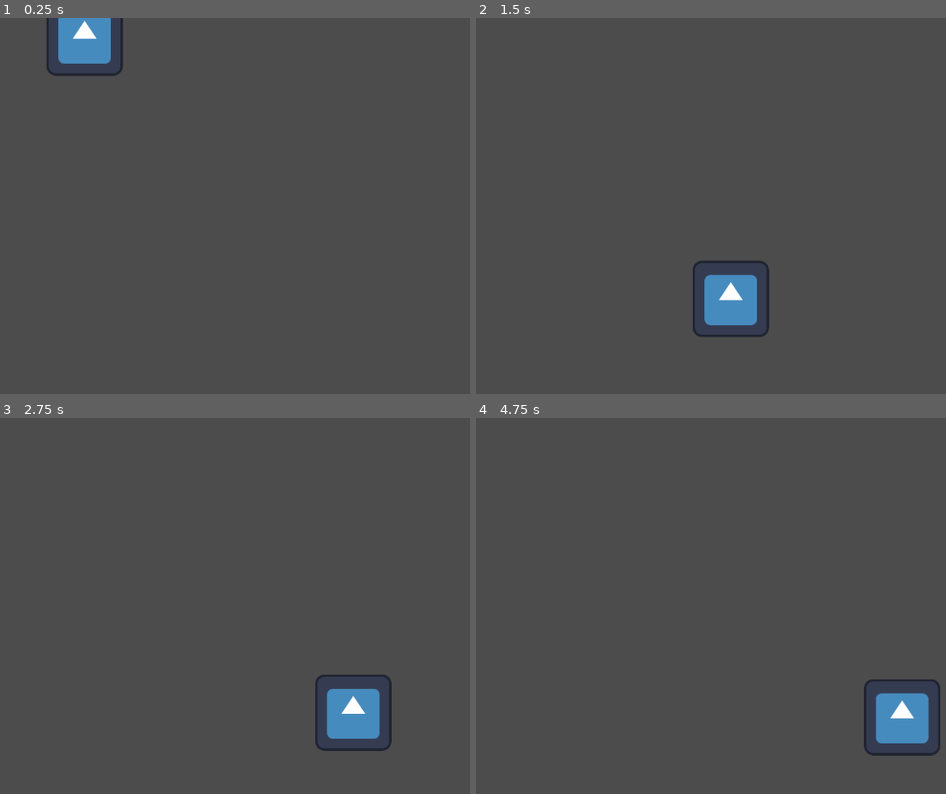
Above: before the commit, frames 1-4 (two rows, left to right).
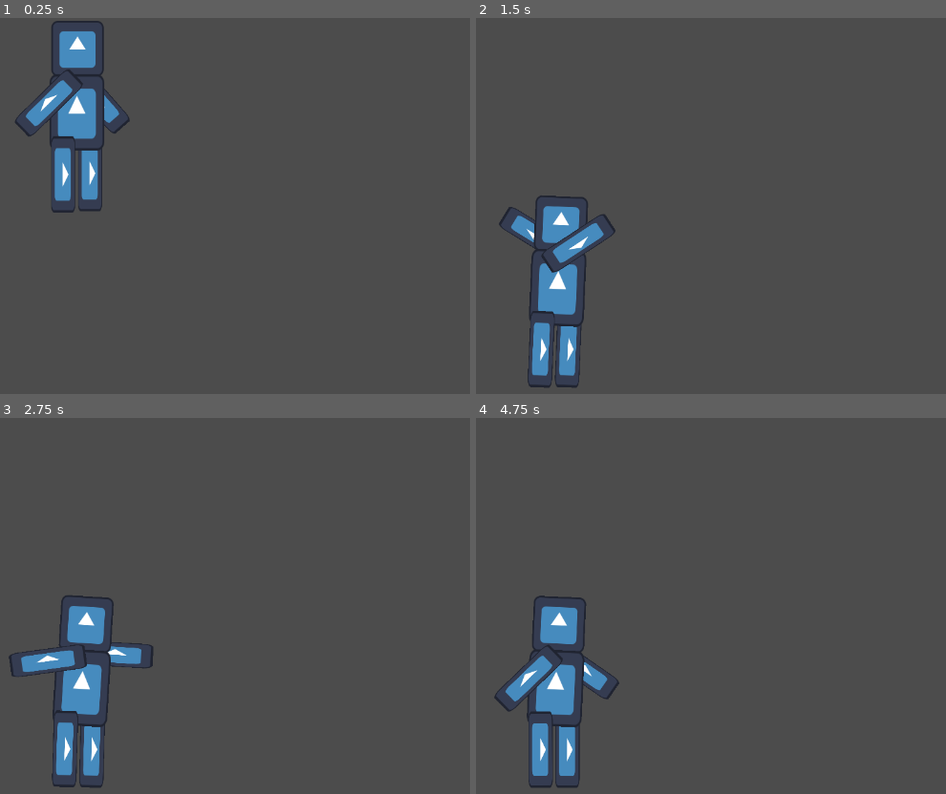
Above: after the commit, the same moments.

Repository: Galitie/mini-tyler-games
Game: Godot game, scene res://tykken/stage.tscn
Two runs of this game, one before a commit and one after it. Both use one fixed random seed, a clock stepped at 60 frames per second and the inputs below. This scene is started directly instead of the project's main scene. The engine's default icon, where the game draws it, is replaced by a stand-in: a white triangle on a blue panel in a dark square.
Inputs (mouse positions are in pixels of both pictures, inside the frame that each line leads up to):
- Up to frame 1 (0.25 s): no input
- Up to frame 2 (1.5 s): tap Enter (start) at 0.5, 1.35 s; move the mouse to (739, 209) at 0.52 s; hold Right (move_piece_right) from 0.53 s (still down); tap Space (jump) at 0.6, 0.77, 1.07 s; move the mouse to (outside the picture) at 1.27 s
- Up to frame 3 (2.75 s): tap Space (jump) at 1.52, 1.55, 1.82, 2.1 s; move the mouse to (169, 538) at 2.02 s; release Right (move_piece_right) at 2.03 s; hold A (move_left) from 2.03 s (still down)
- Up to frame 4 (4.75 s): move the mouse to (532, 718) at 2.77 s; release A (move_left) at 2.78 s; hold Right (move_piece_right) 2.78-4.28 s; tap Enter (start) at 2.85, 4.35 s; tap Space (jump) at 3.02, 3.05, 3.32, 3.6, 3.77, 4.07, 4.52, 4.55 s; move the mouse to (800, 696) at 3.52 s; move the mouse to (outside the picture) at 4.27 s; hold A (move_left) from 4.28 s (still down)

The runs differ from the first frame. In frame 1, 4.4% of the frame differs, in the area x 3-28%, y 0-52%; in frame 2, 6.2%; in frame 3, 6.3%, in the area x 1-84%, y 47-99%; in frame 4, 6.2%.

Commit message:
Added ragdoll

Diff:
--- a/tykken/fighter.gd
+++ b/tykken/fighter.gd
@@ -1,28 +1 @@
-extends CharacterBody2D
-
-
-const SPEED = 300.0
-const JUMP_VELOCITY = -400.0
-
-# Get the gravity from the project settings to be synced with RigidBody nodes.
-var gravity = ProjectSettings.get_setting("physics/2d/default_gravity")
-
-
-func _physics_process(delta):
-	# Add the gravity.
-	if not is_on_floor():
-		velocity.y += gravity * delta
-
-	# Handle jump.
-	if Input.is_action_just_pressed("ui_accept") and is_on_floor():
-		velocity.y = JUMP_VELOCITY
-
-	# Get the input direction and handle the movement/deceleration.
-	# As good practice, you should replace UI actions with custom gameplay actions.
-	var direction = Input.get_axis("ui_left", "ui_right")
-	if direction:
-		velocity.x = direction * SPEED
-	else:
-		velocity.x = move_toward(velocity.x, 0, SPEED)
-
-	move_and_slide()
+extends Node
--- a/tykken/fighter.tscn
+++ b/tykken/fighter.tscn
@@ -6,12 +6,113 @@
 [sub_resource type="RectangleShape2D" id="RectangleShape2D_rka1n"]
 size = Vector2(128, 128)
 
-[node name="fighter" type="CharacterBody2D"]
-collision_mask = 3
+[node name="fighter" type="Node2D"]
 script = ExtResource("1_pejqx")
 
-[node name="Sprite2D" type="Sprite2D" parent="."]
+[node name="r_arm" type="RigidBody2D" parent="."]
+position = Vector2(34, 107)
+rotation = 0.849034
+collision_mask = 2
+
+[node name="Sprite2D" type="Sprite2D" parent="r_arm"]
+scale = Vector2(1, 0.320001)
 texture = ExtResource("2_k0tac")
 
-[node name="CollisionShape2D" type="CollisionShape2D" parent="."]
+[node name="CollisionShape2D" type="CollisionShape2D" parent="r_arm"]
+scale = Vector2(1, 0.320001)
 shape = SubResource("RectangleShape2D_rka1n")
+
+[node name="head" type="RigidBody2D" parent="."]
+position = Vector2(1, 23)
+collision_mask = 2
+
+[node name="Sprite2D" type="Sprite2D" parent="head"]
+scale = Vector2(0.68639, 0.728226)
+texture = ExtResource("2_k0tac")
+
+[node name="CollisionShape2D" type="CollisionShape2D" parent="head"]
+scale = Vector2(0.68372, 0.714521)
+shape = SubResource("RectangleShape2D_rka1n")
+
+[node name="r_leg" type="RigidBody2D" parent="."]
+position = Vector2(22, 232)
+rotation = 1.57117
+collision_mask = 2
+
+[node name="Sprite2D" type="Sprite2D" parent="r_leg"]
+scale = Vector2(1, 0.320001)
+texture = ExtResource("2_k0tac")
+
+[node name="CollisionShape2D" type="CollisionShape2D" parent="r_leg"]
+scale = Vector2(1, 0.320001)
+shape = SubResource("RectangleShape2D_rka1n")
+
+[node name="body" type="RigidBody2D" parent="."]
+position = Vector2(0, 130)
+collision_mask = 2
+
+[node name="Sprite2D" type="Sprite2D" parent="body"]
+scale = Vector2(0.72, 1)
+texture = ExtResource("2_k0tac")
+
+[node name="CollisionShape2D" type="CollisionShape2D" parent="body"]
+scale = Vector2(0.747013, -0.98636)
+shape = SubResource("RectangleShape2D_rka1n")
+
+[node name="l_leg" type="RigidBody2D" parent="."]
+position = Vector2(-23, 234)
+rotation = 1.57117
+collision_mask = 2
+
+[node name="Sprite2D" type="Sprite2D" parent="l_leg"]
+scale = Vector2(1, 0.320001)
+texture = ExtResource("2_k0tac")
+
+[node name="CollisionShape2D" type="CollisionShape2D" parent="l_leg"]
+scale = Vector2(1, 0.320001)
+shape = SubResource("RectangleShape2D_rka1n")
+
+[node name="l_arm" type="RigidBody2D" parent="."]
+position = Vector2(-47, 114)
+rotation = -0.776357
+collision_mask = 2
+
+[node name="Sprite2D" type="Sprite2D" parent="l_arm"]
+scale = Vector2(1, 0.320001)
+texture = ExtResource("2_k0tac")
+
+[node name="CollisionShape2D" type="CollisionShape2D" parent="l_arm"]
+scale = Vector2(1, 0.320001)
+shape = SubResource("RectangleShape2D_rka1n")
+
+[node name="joints" type="Node2D" parent="."]
+
+[node name="neck" type="PinJoint2D" parent="joints"]
+position = Vector2(-24, 67)
+node_a = NodePath("../../head")
+node_b = NodePath("../../body")
+
+[node name="neck2" type="PinJoint2D" parent="joints"]
+position = Vector2(27, 67)
+node_a = NodePath("../../head")
+node_b = NodePath("../../body")
+
+[node name="l_shoulder" type="PinJoint2D" parent="joints"]
+position = Vector2(-10, 81)
+node_a = NodePath("../../body")
+node_b = NodePath("../../l_arm")
+
+[node name="r_shoulder" type="PinJoint2D" parent="joints"]
+position = Vector2(3, 69)
+node_a = NodePath("../../body")
+node_b = NodePath("../../r_arm")
+
+[node name="r_hip" type="PinJoint2D" parent="joints"]
+position = Vector2(23, 181)
+node_a = NodePath("../../body")
+node_b = NodePath("../../r_leg")
+
+[node name="l_hip" type="PinJoint2D" parent="joints"]
+position = Vector2(-23, 183)
+node_a = NodePath("../../body")
+node_b = NodePath("../../l_leg")
--- a/tykken/stage.tscn
+++ b/tykken/stage.tscn
@@ -8,7 +8,7 @@
 [node name="stage" type="Node2D"]
 
 [node name="fighter" parent="." instance=ExtResource("1_cjwp5")]
-position = Vector2(625, 0)
+position = Vector2(612, 0)
 
 [node name="ground" type="StaticBody2D" parent="."]
 collision_layer = 2
